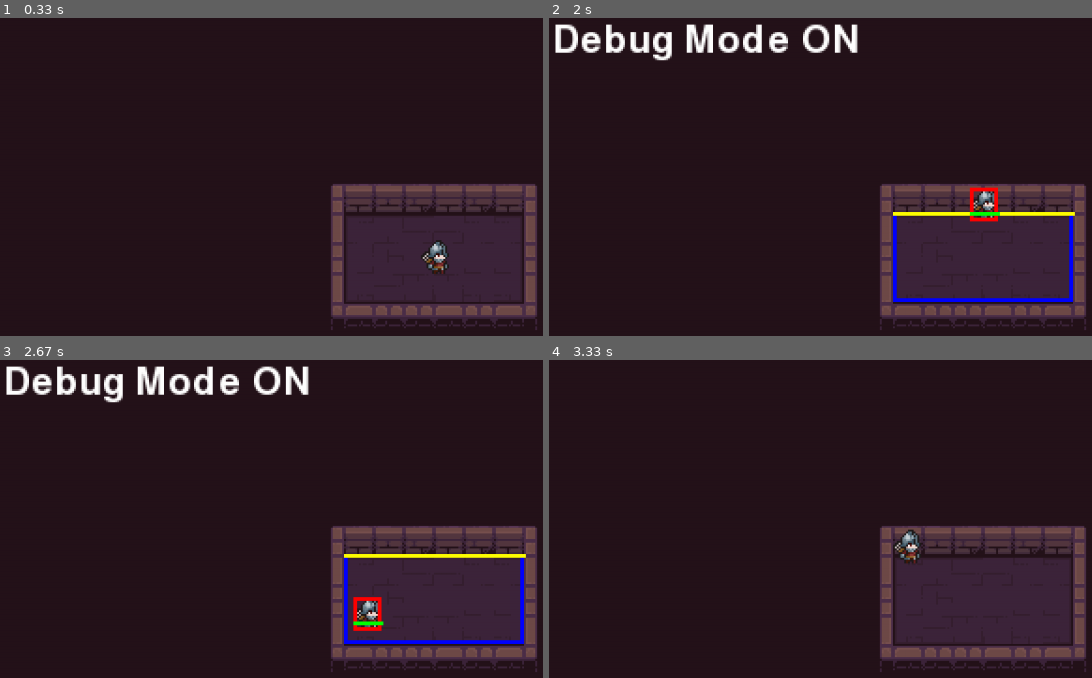
Above: before the commit, frames 1-4 (two rows, left to right).
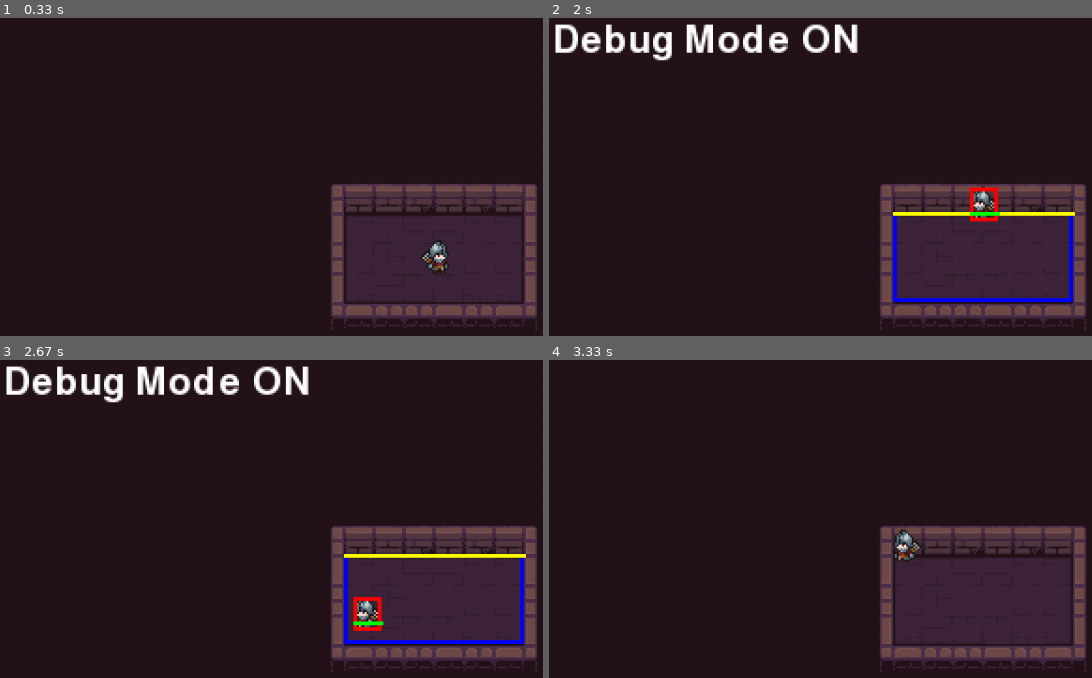
Above: after the commit, the same moments.

Repository: asaran07/DungeonAdventure
Game: pygame game, started from src/application.py
Same seed, same stepped clock (60 frames per second), same inputs: the game is played once before the commit and once after it.
Inputs:
- Up to frame 1 (0.33 s): no input
- Up to frame 2 (2 s): hold Right 0.33-0.8 s; hold Up 0.83-1.13 s; hold Left from 1.67 s (still down); tap B at 1.82 s
- Up to frame 3 (2.67 s): release Left at 2.2 s; hold Down 2.23-2.53 s; hold Left from 2.57 s (still down)
- Up to frame 4 (3.33 s): release Left at 2.97 s; hold Up from 3 s (still down); tap B at 3.15 s

Frame 1 is identical in both runs. In frame 2, 0.2% of the frame differs, in the area x 78-83%, y 54-63%; in frame 3, 0.2%; in frame 4, 0.4%, in the area x 63-69%, y 53-64%.

Commit message:
feat(animations): Add player animation system
- Import "AnimationManager" and "os" in `py_player.py`
- Initialize `AnimationManager` in `PyPlayer` and manage animations for idle and walking states
- Update player sprite based on animation frames and direction
- Pass delta time (dt) to `update` method in `application.py`
- Create `Animation` and `AnimationManager` classes for handling animations
- Minor formatting changes for cleaner code in `py_room.py` and `py_player.py`

Diff:
--- /dev/null
+++ b/src/animation/animation.py
@@ -0,0 +1,23 @@
+import pygame
+
+
+class Animation:
+    def __init__(self, name, frame_paths, frame_duration):
+        self.name = name
+        self.frames = self.load_frames(frame_paths)
+        self.frame_duration = frame_duration
+        self.current_frame = 0
+        self.time_elapsed = 0
+
+    def load_frames(self, frame_paths):
+        return [pygame.image.load(path).convert_alpha() for path in frame_paths]
+
+    def update(self, dt):
+        if len(self.frames) > 1:  # Only update if there's more than one frame
+            self.time_elapsed += dt
+            if self.time_elapsed >= self.frame_duration:
+                self.current_frame = (self.current_frame + 1) % len(self.frames)
+                self.time_elapsed = 0
+
+    def get_current_frame(self):
+        return self.frames[self.current_frame]
--- /dev/null
+++ b/src/animation/animation_manager.py
@@ -0,0 +1,26 @@
+from src.animation.animation import Animation
+
+
+class AnimationManager:
+    def __init__(self):
+        self.animations = {}
+        self.current_animation = None
+
+    def add_animation(self, name, frame_paths, frame_duration):
+        self.animations[name] = Animation(name, frame_paths, frame_duration)
+
+    def play(self, name):
+        if name in self.animations:
+            if self.current_animation != self.animations[name]:
+                self.current_animation = self.animations[name]
+                self.current_animation.current_frame = 0
+                self.current_animation.time_elapsed = 0
+
+    def update(self, dt):
+        if self.current_animation:
+            self.current_animation.update(dt)
+
+    def get_current_frame(self):
+        if self.current_animation:
+            return self.current_animation.get_current_frame()
+        return None
--- a/src/application.py
+++ b/src/application.py
@@ -38,10 +38,11 @@
         self.clock = pygame.time.Clock()
 
     def update(self):
+        dt = self.clock.tick(60)
         # Technically we don't need this but if the rooms have different things
         # happening or different floor boundaries then this would be a good idea.
         current_room = next(iter(self.rooms.sprites()))
-        self.player_sprite.update(current_room.floor_rect)
+        self.player_sprite.update(dt, current_room.floor_rect)
 
     def draw(self):
         self.game_surface.blit(self.background, (0, 0))
--- a/src/characters/py_player.py
+++ b/src/characters/py_player.py
@@ -1,15 +1,44 @@
+import os
+
 import pygame
+
+from src.animation.animation_manager import AnimationManager
 
 
 class PyPlayer(pygame.sprite.Sprite):
     def __init__(self):
         super().__init__()
-        self.image = pygame.image.load(
-            "/Users/saran/DungeonAdventure/src/resources/default_hero_small.png"
-        ).convert_alpha()
+        self.animation_manager = AnimationManager()
+        self.load_animations()
+        self.animation_manager.play("idle_right")
+        self.image = self.animation_manager.get_current_frame()
         self.rect = self.image.get_rect()
         self.speed = 2
         self.foot_height = 5
+        self.facing_right = True
+
+    def load_animations(self):
+        base_path = (
+            "/Users/saran/DungeonAdventure/src/resources/hero_animations/hero_walk/"
+        )
+
+        # Load idle animation (single frame)
+        idle_path = os.path.join(base_path, "hero_idle.png")
+        self.animation_manager.add_animation("idle_right", [idle_path], 1000)
+
+        # For idle_left we flip the image live
+        self.animation_manager.add_animation("idle_left", [idle_path], 1000)
+
+        # Load walking animation
+        walk_paths = [
+            os.path.join(base_path, f"hero_walk_{i}.png") for i in range(1, 8)
+        ]
+        self.animation_manager.add_animation(
+            "walk_right", walk_paths, 1000 / 12
+        )  # 12 fps
+
+        # We flip the images live for walk_left as well
+        self.animation_manager.add_animation("walk_left", walk_paths, 1000 / 12)
 
     def move(self, dx, dy, floor_rect):
         # Calculate new position
@@ -37,14 +66,38 @@
         self.rect.x = new_x
         self.rect.y = new_y
 
-    def update(self, floor_rect):
+    def update(self, dt, floor_rect):
         keys = pygame.key.get_pressed()
         dx = (keys[pygame.K_RIGHT] - keys[pygame.K_LEFT]) * self.speed
         dy = (keys[pygame.K_DOWN] - keys[pygame.K_UP]) * self.speed
+
+        if dx > 0:
+            self.animation_manager.play("walk_right")
+            self.facing_right = True
+        elif dx < 0:
+            self.animation_manager.play("walk_left")
+            self.facing_right = False
+        elif dy != 0:
+            self.animation_manager.play(
+                "walk_right" if self.facing_right else "walk_left"
+            )
+        else:
+            self.animation_manager.play(
+                "idle_right" if self.facing_right else "idle_left"
+            )
+
         self.move(dx, dy, floor_rect)
+        self.animation_manager.update(dt)
+
+        # Get the current frame and flip it if facing left
+        self.image = self.animation_manager.get_current_frame()
+        if not self.facing_right:
+            self.image = pygame.transform.flip(self.image, True, False)
 
     def draw_hitbox(self, surface):
         pygame.draw.rect(surface, (255, 0, 0), self.rect, 2)  # Red rectangle
         # Draw a green line at the "feet" level
         feet_y = self.rect.bottom - self.foot_height
-        pygame.draw.line(surface, (0, 255, 0), (self.rect.left, feet_y), (self.rect.right, feet_y), 2)
+        pygame.draw.line(
+            surface, (0, 255, 0), (self.rect.left, feet_y), (self.rect.right, feet_y), 2
+        )
--- a/src/dungeon/py_room.py
+++ b/src/dungeon/py_room.py
@@ -24,4 +24,6 @@
     def draw_floor_rect(self, surface):
         pygame.draw.rect(surface, (0, 0, 255), self.floor_rect, 2)  # Blue rectangle
         # Draw a yellow line at the top of the floor rect
-        pygame.draw.line(surface, (255, 255, 0), self.floor_rect.topleft, self.floor_rect.topright, 2)
+        pygame.draw.line(
+            surface, (255, 255, 0), self.floor_rect.topleft, self.floor_rect.topright, 2
+        )
Empty file added: src/animation/__init__.py
Empty file added: src/resources/hero_animations/__init__.py
Empty file added: src/resources/hero_animations/hero_idle/__init__.py
Empty file added: src/resources/hero_animations/hero_walk/__init__.py
Renamed: src/resources/default_hero_small.png -> src/resources/hero_animations/hero_walk/hero_idle.png
Binary file added: src/resources/hero_animations/hero_walk/hero_walk_1.png
Binary file added: src/resources/hero_animations/hero_walk/hero_walk_2.png
Binary file added: src/resources/hero_animations/hero_walk/hero_walk_3.png
Binary file added: src/resources/hero_animations/hero_walk/hero_walk_4.png
Binary file added: src/resources/hero_animations/hero_walk/hero_walk_5.png
Binary file added: src/resources/hero_animations/hero_walk/hero_walk_6.png
Binary file added: src/resources/hero_animations/hero_walk/hero_walk_7.png
